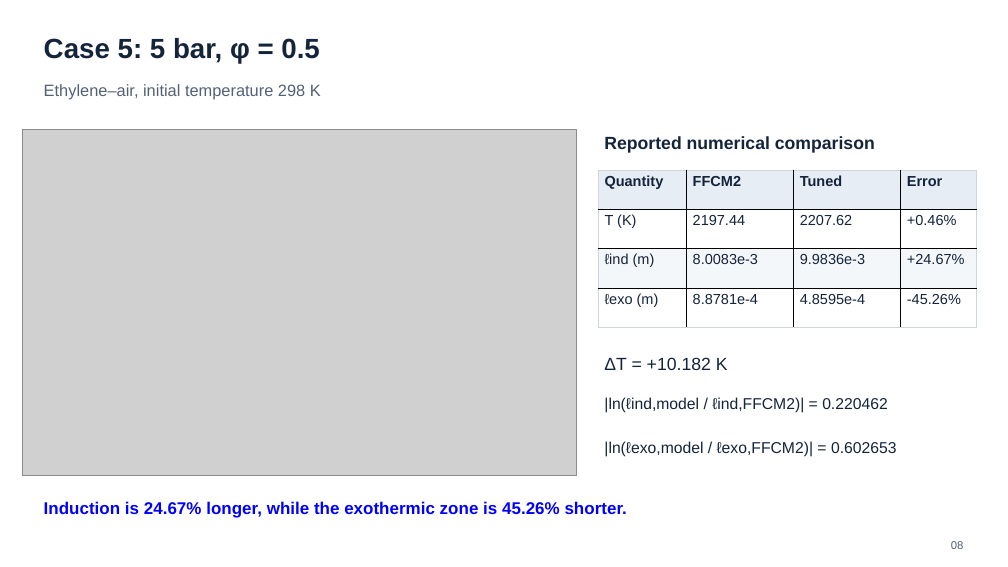
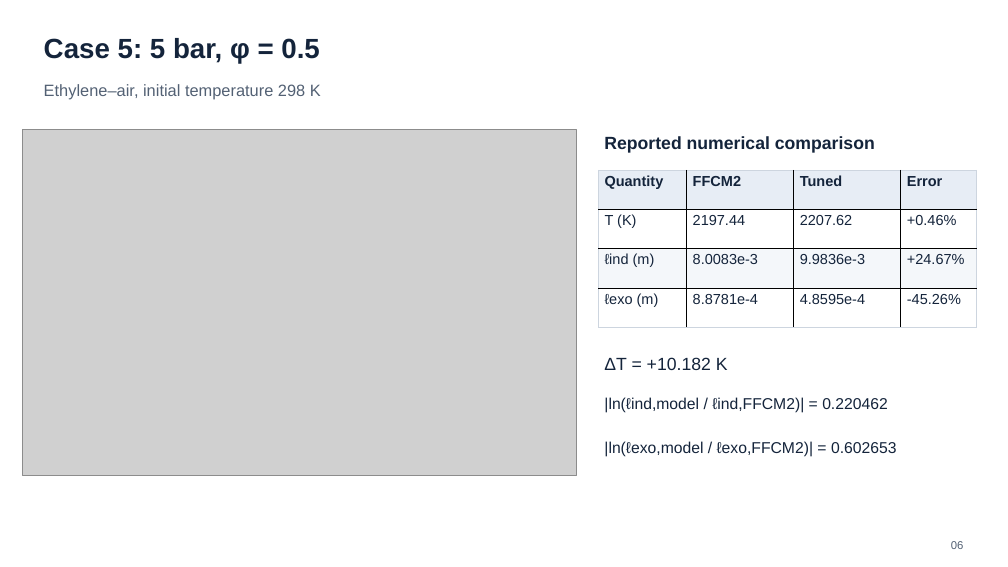
Before and after one commit to Boyuan-Yu-01/kinetic-model-tuning, a slide deck: slide 6 of example/ethylene_ZND/validate/znd_validation_12_cases.pptx (slide 8 before the commit). Drawn at 1008x567 pixels with LibreOffice and Linux fonts; fonts in the diff are those of the drawing; grey boxes stand for pictures. Boxes give left, top, right and bottom in pixels: in the first picture for what was removed or moved away, otherwise in the second. Text is boxed around its words. In the diff, an @@ line names an element or a change of style, - is before the commit and + after.

```diff
--- a/example/ethylene_ZND/validate/znd_validation_12_cases.pptx
+++ b/example/ethylene_ZND/validate/znd_validation_12_cases.pptx
@@ text removed at bbox=[44, 501, 627, 518] @@
-Induction is 24.67% longer, while the exothermic zone is 45.26% shorter.
@@ text at bbox=[951, 541, 964, 549]: text changed @@
-08
+06
```
Also in this commit, not shown: 12 other slides changed, 3 slides removed, 1 other file.
